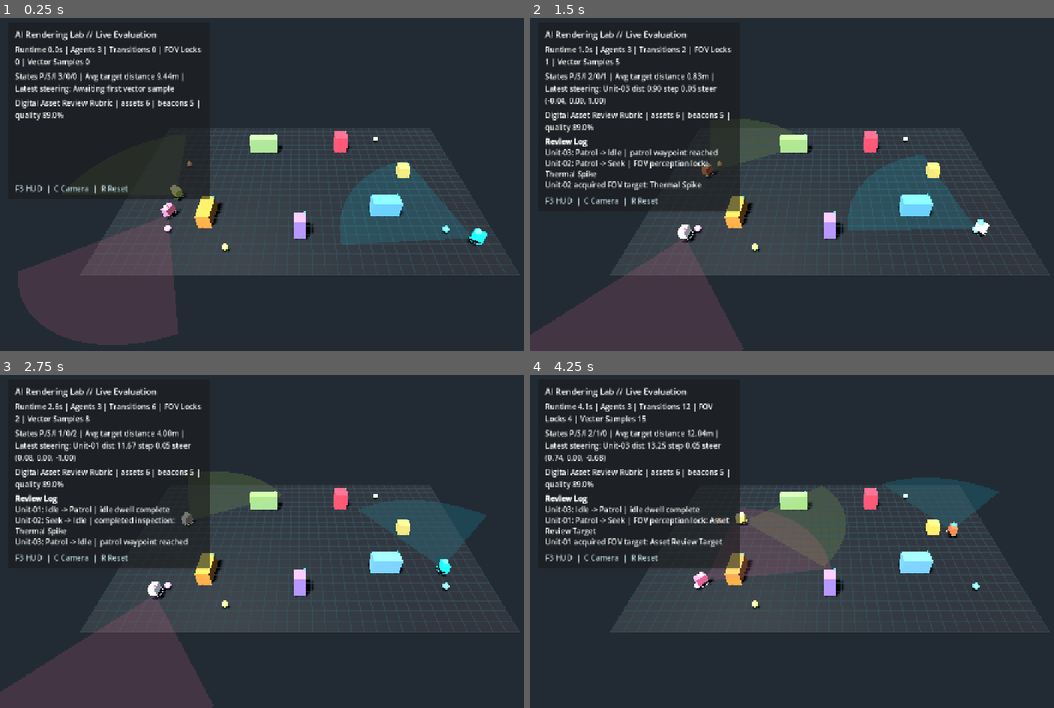
Above: before the commit, frames 1-4 (two rows, left to right).
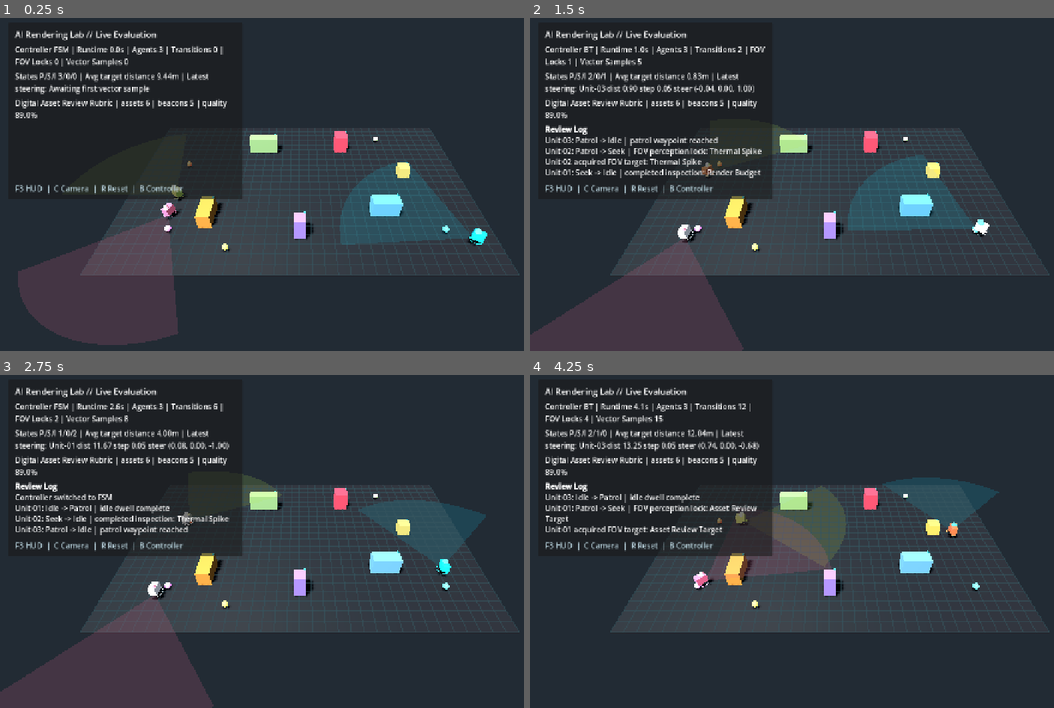
Above: after the commit, the same moments.

Repository: johnnyguy9/Godot-AI-Rendering-Lab
Game: Godot game, scene res://scenes/main.tscn
Two runs of this game, one before a commit and one after it. Both use one fixed random seed, a clock stepped at 60 frames per second and the inputs below.
Inputs (mouse positions are in pixels of both pictures, inside the frame that each line leads up to):
- Up to frame 1 (0.25 s): no input
- Up to frame 2 (1.5 s): tap Enter at 0.5 s; move the mouse to (959, 164) at 0.52 s; hold B (toggle_controller, bound only after the commit) 0.53-1.25 s; click (959, 164) at 0.67 s; drag from (708, 197) to (802, 251) at 1.27 s
- Up to frame 3 (2.75 s): move the mouse to (361, 464) at 2.02 s; hold B (toggle_controller, bound only after the commit) from 2.03 s (still down); click (361, 464) at 2.17 s
- Up to frame 4 (4.25 s): release B (toggle_controller, bound only after the commit) at 2.75 s; drag from (802, 608) to (650, 488) at 2.77 s; move the mouse to (1012, 591) at 3.52 s; hold B (toggle_controller, bound only after the commit) from 3.53 s (still down); tap Alt at 3.6 s; click (1012, 591) at 3.67 s

The runs differ from the first frame. In frame 1, 2.7% of the frame differs, in the area x 2-47%, y 8-55%; in frame 2, 7.2%, in the area x 2-47%, y 8-58%; in frame 3, 7.0%; in frame 4, 7.0%.

Commit message:
feat: add behavior tree controller variant

Diff:
--- a/project.godot
+++ b/project.godot
@@ -41,6 +41,11 @@
 "events": [Object(InputEventKey,"resource_local_to_scene":false,"resource_name":"","device":-1,"window_id":0,"alt_press …(190 unchanged characters)…
 ]
 }
+toggle_controller={
+"deadzone": 0.5,
+"events": [Object(InputEventKey,"resource_local_to_scene":false,"resource_name":"","device":-1,"window_id":0,"alt_pressed":false,"shift_pressed":false,"ctrl_pressed":false,"meta_pressed":false,"pressed":false,"keycode":66,"physical_keycode":0,"key_label":0,"unicode":0,"location":0,"echo":false,"script":null)
+]
+}
 
 [rendering]
 
--- a/scripts/autonomous_agent.gd
+++ b/scripts/autonomous_agent.gd
@@ -5,9 +5,13 @@
 signal vector_evaluated(agent_id: String, payload: Dictionary)
 signal perception_locked(agent_id: String, beacon_name: String)
 
+const AgentBT := preload("res://scripts/behavior_tree/agent_bt.gd")
+
 enum AgentState { PATROL, SEEK, IDLE }
+enum ControllerMode { FSM, BEHAVIOR_TREE }
 
 const STATE_NAMES := ["Patrol", "Seek", "Idle"]
+const CONTROLLER_NAMES := ["FSM", "BT"]
 
 var environment
 var peers: Array = []
@@ -22,6 +26,8 @@
 var vector_log_elapsed := 0.0
 var current_target := Vector3.ZERO
 var active_beacon: Dictionary = {}
+var controller_mode := ControllerMode.FSM
+var behavior_tree := AgentBT.new()
 
 var patrol_speed := 3.0
 var seek_speed := 4.8
@@ -62,6 +68,15 @@
 	scan_elapsed += delta
 	vector_log_elapsed += delta
 
+	if controller_mode == ControllerMode.BEHAVIOR_TREE:
+		behavior_tree.tick(self, delta)
+	else:
+		_tick_fsm(delta)
+
+	_update_state_ring()
+
+
+func _tick_fsm(delta: float) -> void:
 	match current_state:
 		AgentState.PATROL:
 			_update_patrol(delta)
@@ -70,7 +85,13 @@
 		AgentState.IDLE:
 			_update_idle()
 
-	_update_state_ring()
+
+func set_controller_mode(mode: int) -> void:
+	controller_mode = mode
+
+
+func get_controller_name() -> String:
+	return CONTROLLER_NAMES[controller_mode]
 
 
 func _update_patrol(delta: float) -> void:
--- /dev/null
+++ b/scripts/behavior_tree/agent_bt.gd
@@ -0,0 +1,58 @@
+extends RefCounted
+class_name AgentBT
+
+const BTNodeScript := preload("res://scripts/behavior_tree/bt_node.gd")
+const BTSequenceScript := preload("res://scripts/behavior_tree/bt_sequence.gd")
+const BTSelectorScript := preload("res://scripts/behavior_tree/bt_selector.gd")
+const BTActionScript := preload("res://scripts/behavior_tree/bt_action.gd")
+const BTConditionScript := preload("res://scripts/behavior_tree/bt_condition.gd")
+
+var root: BTSelector
+
+
+func _init() -> void:
+	root = BTSelectorScript.new([
+		BTSequenceScript.new([
+			BTConditionScript.new(Callable(self, "_is_patrol")),
+			BTActionScript.new(Callable(self, "_tick_patrol")),
+		]),
+		BTSequenceScript.new([
+			BTConditionScript.new(Callable(self, "_is_seek")),
+			BTActionScript.new(Callable(self, "_tick_seek")),
+		]),
+		BTSequenceScript.new([
+			BTConditionScript.new(Callable(self, "_is_idle")),
+			BTActionScript.new(Callable(self, "_tick_idle")),
+		]),
+	])
+
+
+func tick(agent, delta: float) -> int:
+	return root.tick(agent, delta)
+
+
+func _is_patrol(agent) -> bool:
+	return agent.current_state == agent.AgentState.PATROL
+
+
+func _is_seek(agent) -> bool:
+	return agent.current_state == agent.AgentState.SEEK
+
+
+func _is_idle(agent) -> bool:
+	return agent.current_state == agent.AgentState.IDLE
+
+
+func _tick_patrol(agent, delta: float) -> int:
+	agent._update_patrol(delta)
+	return BTNodeScript.Status.SUCCESS
+
+
+func _tick_seek(agent, delta: float) -> int:
+	agent._update_seek(delta)
+	return BTNodeScript.Status.SUCCESS
+
+
+func _tick_idle(agent, _delta: float) -> int:
+	agent._update_idle()
+	return BTNodeScript.Status.SUCCESS
--- /dev/null
+++ b/scripts/behavior_tree/bt_action.gd
@@ -0,0 +1,18 @@
+extends BTNode
+class_name BTAction
+
+var action: Callable
+
+
+func _init(p_action: Callable = Callable()) -> void:
+	action = p_action
+
+
+func tick(context, delta: float) -> int:
+	if not action.is_valid():
+		return Status.FAILURE
+
+	var result = action.call(context, delta)
+	if typeof(result) == TYPE_INT:
+		return int(result)
+	return Status.SUCCESS
--- /dev/null
+++ b/scripts/behavior_tree/bt_condition.gd
@@ -0,0 +1,14 @@
+extends BTNode
+class_name BTCondition
+
+var condition: Callable
+
+
+func _init(p_condition: Callable = Callable()) -> void:
+	condition = p_condition
+
+
+func tick(context, _delta: float) -> int:
+	if not condition.is_valid():
+		return Status.FAILURE
+	return Status.SUCCESS if bool(condition.call(context)) else Status.FAILURE
--- /dev/null
+++ b/scripts/behavior_tree/bt_node.gd
@@ -0,0 +1,8 @@
+extends RefCounted
+class_name BTNode
+
+enum Status { SUCCESS, FAILURE, RUNNING }
+
+
+func tick(_context, _delta: float) -> int:
+	return Status.FAILURE
--- /dev/null
+++ b/scripts/behavior_tree/bt_selector.gd
@@ -0,0 +1,16 @@
+extends BTNode
+class_name BTSelector
+
+var children: Array[BTNode] = []
+
+
+func _init(p_children: Array[BTNode] = []) -> void:
+	children = p_children
+
+
+func tick(context, delta: float) -> int:
+	for child in children:
+		var status := child.tick(context, delta)
+		if status != Status.FAILURE:
+			return status
+	return Status.FAILURE
--- /dev/null
+++ b/scripts/behavior_tree/bt_sequence.gd
@@ -0,0 +1,16 @@
+extends BTNode
+class_name BTSequence
+
+var children: Array[BTNode] = []
+
+
+func _init(p_children: Array[BTNode] = []) -> void:
+	children = p_children
+
+
+func tick(context, delta: float) -> int:
+	for child in children:
+		var status := child.tick(context, delta)
+		if status != Status.SUCCESS:
+			return status
+	return Status.SUCCESS
--- a/scripts/debug_hud.gd
+++ b/scripts/debug_hud.gd
@@ -32,7 +32,7 @@
 	panel.name = "TelemetryPanel"
 	panel.offset_left = 18.0
 	panel.offset_top = 18.0
-	panel.custom_minimum_size = Vector2(430.0, 310.0)
+	panel.custom_minimum_size = Vector2(500.0, 310.0)
 	root.add_child(panel)
 
 	var margin := MarginContainer.new()
@@ -64,13 +64,13 @@
 	stack.add_child(asset_label)
 
 	event_log = RichTextLabel.new()
-	event_log.custom_minimum_size = Vector2(390.0, 118.0)
+	event_log.custom_minimum_size = Vector2(460.0, 118.0)
 	event_log.scroll_active = false
 	event_log.bbcode_enabled = true
 	stack.add_child(event_log)
 
 	var footer := Label.new()
-	footer.text = "F3 HUD  |  C Camera  |  R Reset"
+	footer.text = "F3 HUD  |  C Camera  |  R Reset  |  B Controller"
 	footer.add_theme_color_override("font_color", Color(0.70, 0.80, 0.84))
 	stack.add_child(footer)
 
@@ -79,7 +79,8 @@
 	if metrics_label == null:
 		return
 
-	metrics_label.text = "Runtime %.1fs | Agents %d | Transitions %d | FOV Locks %d | Vector Samples %d" % [
+	metrics_label.text = "Controller %s | Runtime %.1fs | Agents %d | Transitions %d | FOV Locks %d | Vector Samples %d" % [
+		snapshot.get("controller", "FSM"),
 		snapshot["runtime"],
 		snapshot["agents"],
 		snapshot["transitions"],
--- a/scripts/main.gd
+++ b/scripts/main.gd
@@ -24,6 +24,8 @@
 	if event.is_action_pressed("cycle_camera"):
 		camera_mode = (camera_mode + 1) % 3
 		_apply_camera_mode()
+	if event.is_action_pressed("toggle_controller") and director:
+		director.toggle_controller()
 
 
 func _configure_rendering() -> void:
--- a/scripts/simulation_director.gd
+++ b/scripts/simulation_director.gd
@@ -15,6 +15,7 @@
 var metrics_elapsed := 0.0
 var latest_vector_summary := "Awaiting first vector sample"
 var asset_review := {}
+var controller_mode := AutonomousAgent.ControllerMode.FSM
 
 
 func configure(p_environment) -> void:
@@ -43,7 +44,29 @@
 		"vector_samples": vector_samples,
 		"latest_vector": latest_vector_summary,
 		"asset_review": asset_review,
+		"controller": get_controller_name(),
 	}
+
+
+func toggle_controller() -> void:
+	if controller_mode == AutonomousAgent.ControllerMode.FSM:
+		set_controller_mode(AutonomousAgent.ControllerMode.BEHAVIOR_TREE)
+	else:
+		set_controller_mode(AutonomousAgent.ControllerMode.FSM)
+
+
+func set_controller_mode(mode: int) -> void:
+	controller_mode = mode
+	for agent in agents:
+		agent.set_controller_mode(mode)
+	_log("Controller switched to %s" % get_controller_name())
+	metrics_changed.emit(get_metrics_snapshot())
+
+
+func get_controller_name() -> String:
+	if agents.is_empty():
+		return AutonomousAgent.CONTROLLER_NAMES[controller_mode]
+	return agents[0].get_controller_name()
 
 
 func _state_counts() -> Dictionary:
@@ -79,6 +102,7 @@
 		agent.name = "AutonomousAgent_%02d" % (index + 1)
 		add_child(agent)
 		agent.configure(environment, "Unit-%02d" % (index + 1), palettes[index], 9301 + index * 997)
+		agent.set_controller_mode(controller_mode)
 		agent.transitioned.connect(_on_agent_transitioned)
 		agent.perception_locked.connect(_on_agent_perception_locked)
 		agent.vector_evaluated.connect(_on_agent_vector_evaluated)
--- /dev/null
+++ b/tests/unit/test_behavior_tree.gd
@@ -0,0 +1,46 @@
+extends GutTest
+
+const AutonomousAgent := preload("res://scripts/autonomous_agent.gd")
+const SimulationEnvironment := preload("res://scripts/simulation_environment.gd")
+
+
+func _environment_with_front_beacon() -> SimulationEnvironment:
+	var environment := SimulationEnvironment.new()
+	add_child_autofree(environment)
+	environment.obstacles = []
+	environment.beacons = [{
+		"id": "front_target",
+		"name": "Front Target",
+		"position": Vector3(0.0, 0.34, -4.0),
+		"priority": 0.95,
+		"cooldown": 0.0,
+	}]
+	environment.bounds_min = Vector2(-12.0, -12.0)
+	environment.bounds_max = Vector2(12.0, 12.0)
+	return environment
+
+
+func _make_agent(environment: SimulationEnvironment) -> AutonomousAgent:
+	var agent := AutonomousAgent.new()
+	add_child_autofree(agent)
+	agent.environment = environment
+	agent.agent_id = "Parity-Agent"
+	agent.rng.seed = 9101
+	agent.global_position = Vector3.ZERO
+	agent.current_target = Vector3(0.0, 0.34, -8.0)
+	agent.current_state = AutonomousAgent.AgentState.PATROL
+	agent.scan_elapsed = agent.scan_interval
+	return agent
+
+
+func test_behavior_tree_matches_fsm_patrol_seek_transition_at_same_seed() -> void:
+	var fsm_agent := _make_agent(_environment_with_front_beacon())
+	var bt_agent := _make_agent(_environment_with_front_beacon())
+	bt_agent.set_controller_mode(AutonomousAgent.ControllerMode.BEHAVIOR_TREE)
+
+	fsm_agent._tick_fsm(0.016)
+	bt_agent.behavior_tree.tick(bt_agent, 0.016)
+
+	assert_eq(bt_agent.get_state_name(), fsm_agent.get_state_name())
+	assert_eq(bt_agent.active_beacon["id"], fsm_agent.active_beacon["id"])
+	assert_almost_eq(bt_agent.global_position.distance_to(fsm_agent.global_position), 0.0, 0.001)
Binary file changed: media/hero.png
Binary file changed: media/patrol-seek.gif
Not shown, added: scripts/autonomous_agent.gd.uid
Not shown, added: scripts/behavior_tree/agent_bt.gd.uid
Not shown, added: scripts/behavior_tree/bt_action.gd.uid
Not shown, added: scripts/behavior_tree/bt_condition.gd.uid
Not shown, added: scripts/behavior_tree/bt_node.gd.uid
Not shown, added: scripts/behavior_tree/bt_selector.gd.uid
Not shown, added: scripts/behavior_tree/bt_sequence.gd.uid
Not shown, added: scripts/debug_hud.gd.uid
Not shown, added: scripts/main.gd.uid
Not shown, added: scripts/simulation_director.gd.uid
(and 1 more such lines)
